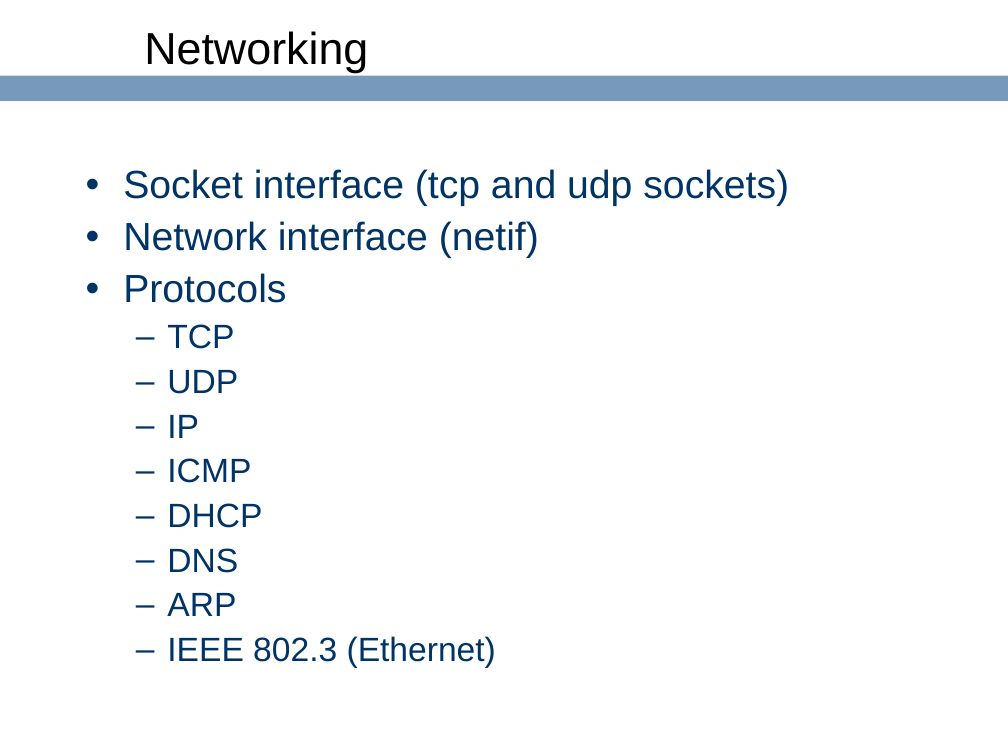
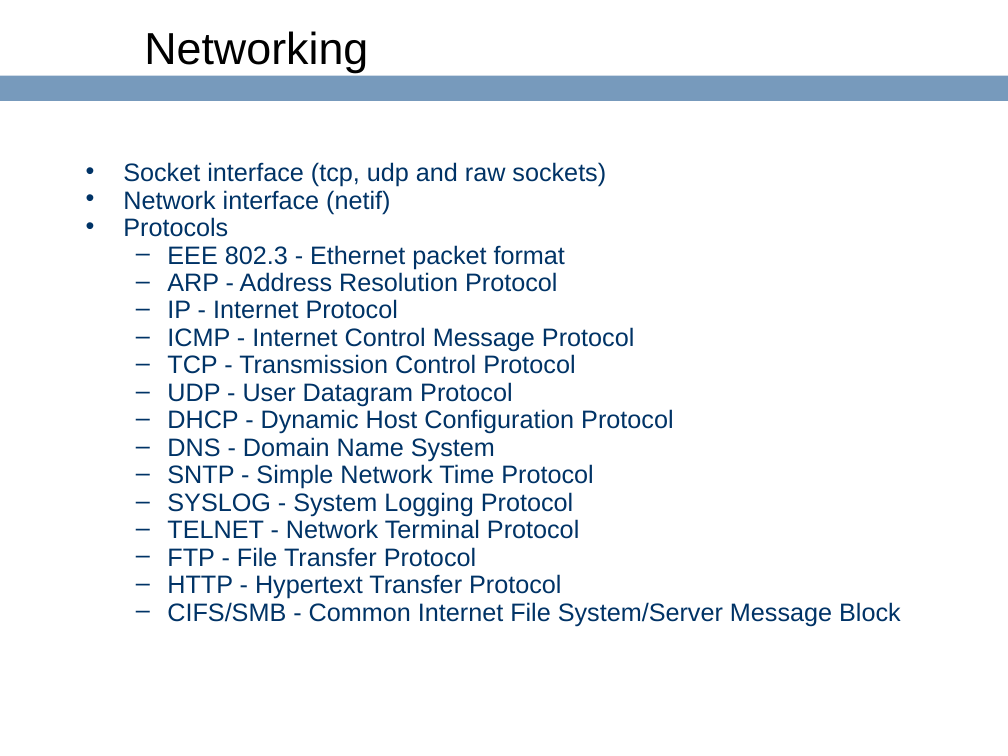
Before and after one commit to ringgaard/sanos, a slide deck: slide 65 of doc/sanostech.ppt. Drawn at 1008x756 pixels with LibreOffice and Linux fonts; fonts in the diff are those of the drawing; background and template pictures are left out. Boxes give left, top, right and bottom in pixels: in the first picture for what was removed or moved away, otherwise in the second. Text is boxed around its words. In the diff, an @@ line names an element or a change of style, - is before the commit and + after.

```diff
--- a/doc/sanostech.ppt
+++ b/doc/sanostech.ppt
@@ text at <box>123,162,606,187</box>: text changed; size 28 to 18 pt @@
-• Socket interface (tcp and udp sockets)
+• Socket interface (tcp, udp and raw sockets)
@@ text at <box>123,190,390,237</box>: size 28 to 18 pt in "Network interface (netif)", "Protocols"; line spacing 0.9 to 0.7; less space between paragraphs @@
@@ text at <box>167,245,901,626</box>: text changed; size 24 to 18 pt @@
-  – TCP
-  – UDP
-  – IP
-  – ICMP
-  – DHCP
-  – DNS
-  – ARP
-  – IEEE 802.3 (Ethernet)
+  – EEE 802.3 - Ethernet packet format
+  – ARP - Address Resolution Protocol
+  – IP - Internet Protocol
+  – ICMP - Internet Control Message Protocol
+  – TCP - Transmission Control Protocol
+  – UDP - User Datagram Protocol
+  – DHCP - Dynamic Host Configuration Protocol
+  – DNS - Domain Name System
+  – SNTP - Simple Network Time Protocol
+  – SYSLOG - System Logging Protocol
+  – TELNET - Network Terminal Protocol
+  – FTP - File Transfer Protocol
+  – HTTP - Hypertext Transfer Protocol
+  – CIFS/SMB - Common Internet File System/Server Message Block
```
Also in this commit, not shown: 3 other slides changed, 4 other files.
